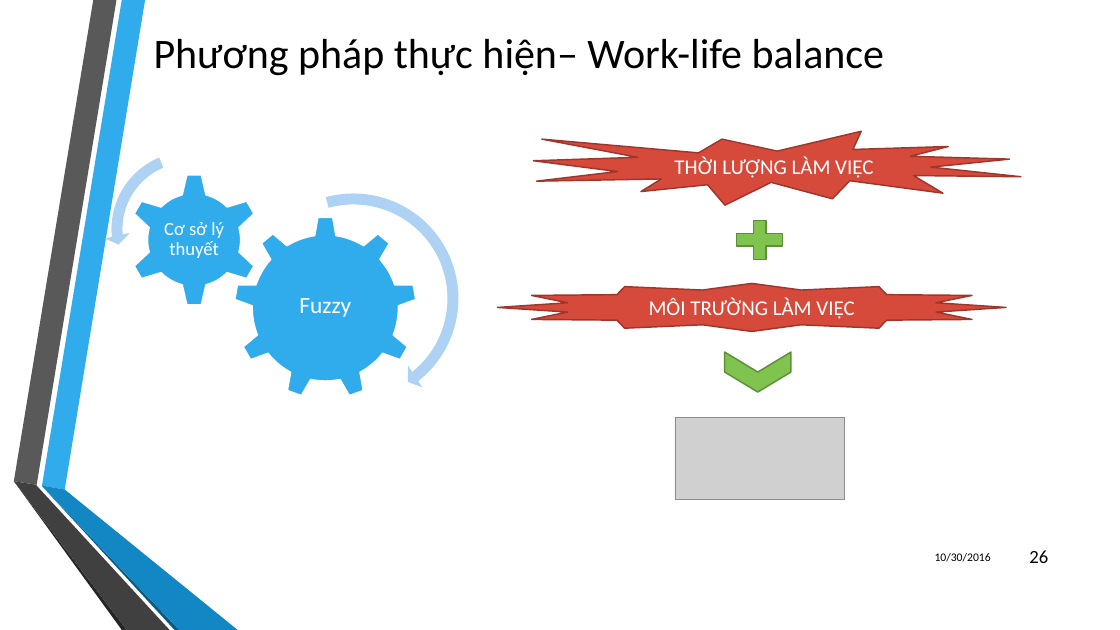
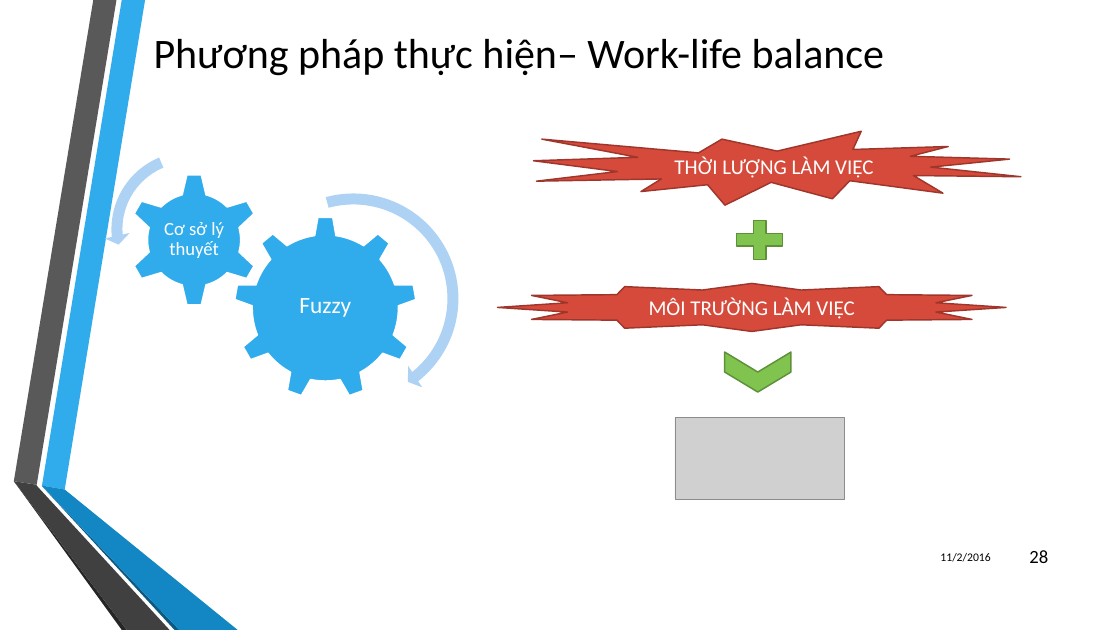
Before and after one commit to E-DESK/Version1, a slide deck: slide 28 of DOCUMENT/BÁO CÁO NGHIÊN CỨU KHOA HỌC 2016.pptx (slide 26 before the commit). Drawn at 1120x630 pixels with LibreOffice and Linux fonts; fonts in the diff are those of the drawing; grey boxes stand for pictures; background and template pictures are left out. Boxes give left, top, right and bottom in pixels: in the first picture for what was removed or moved away, otherwise in the second. Text is boxed around its words. In the diff, an @@ line names an element or a change of style, - is before the commit and + after.

```diff
--- a/DOCUMENT/BÁO CÁO NGHIÊN CỨU KHOA HỌC 2016.pptx
+++ b/DOCUMENT/BÁO CÁO NGHIÊN CỨU KHOA HỌC 2016.pptx
@@ text at (x1=940, y1=553, x2=990, y2=562): text changed @@
-10/30/2016
+11/2/2016
@@ page number at (x1=1029, y1=550, x2=1048, y2=563): text changed @@
-26
+28
```
Also in this commit, not shown: 26 other slides changed, 2 slides added, 22 other files.
